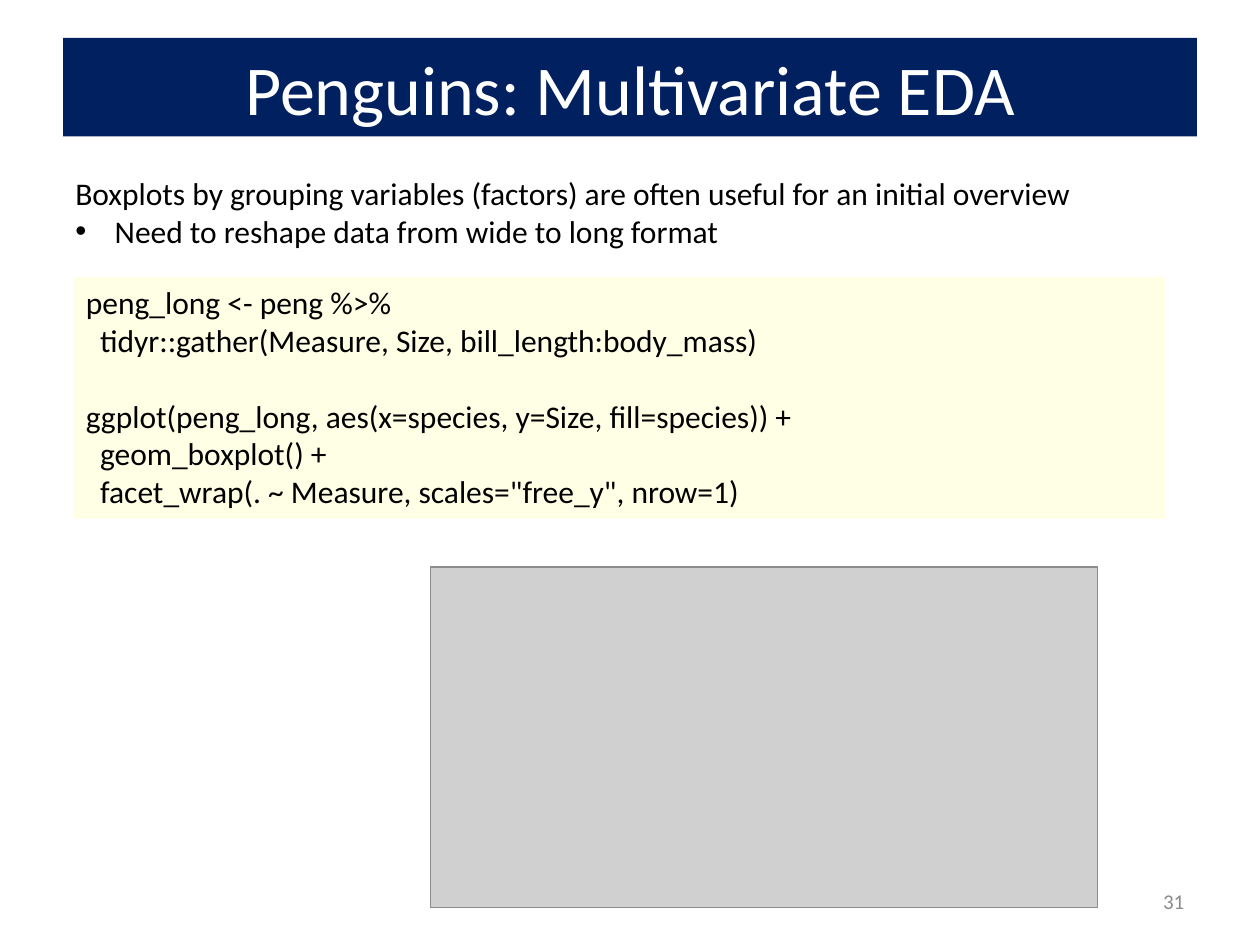
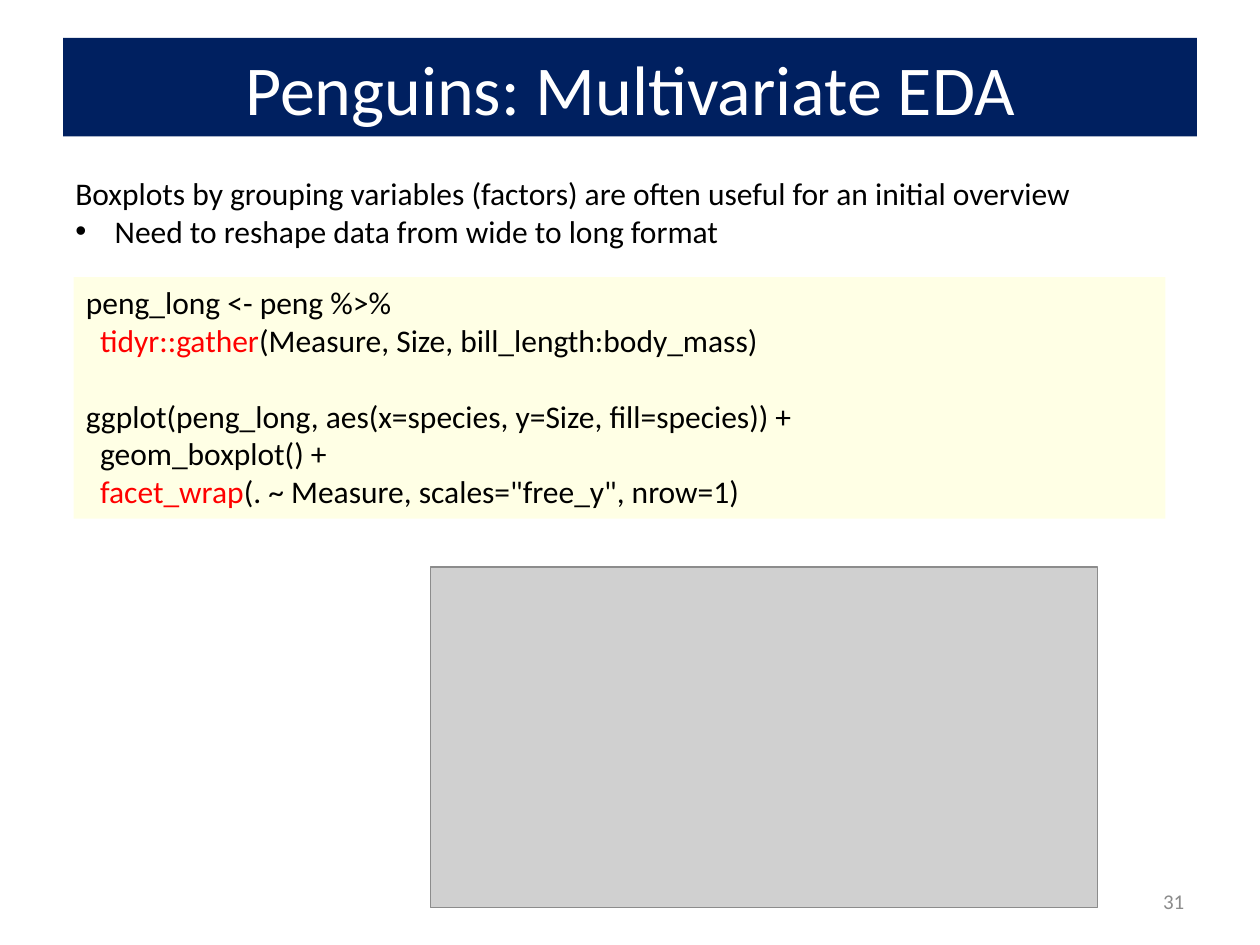
Before and after one commit to friendly/VisMLM-course, a slide deck: slide 31 of lectures/lecture2.pptx. Drawn at 1260x945 pixels with LibreOffice and Linux fonts; fonts in the diff are those of the drawing; grey boxes stand for pictures. Boxes give left, top, right and bottom in pixels: in the first picture for what was removed or moved away, otherwise in the second. Text is boxed around its words. In the diff, an @@ line names an element or a change of style, - is before the commit and + after.

```diff
--- a/lectures/lecture2.pptx
+++ b/lectures/lecture2.pptx
@@ text in rectangle at (100, 329, 757, 508): text colour #000000 to #FF0000 in "tidyr::gather(Measure,", "facet_wrap(." @@
```
Also in this commit, not shown: 5 other slides changed, 2 slides added, 1 slide removed, 6 other files.
